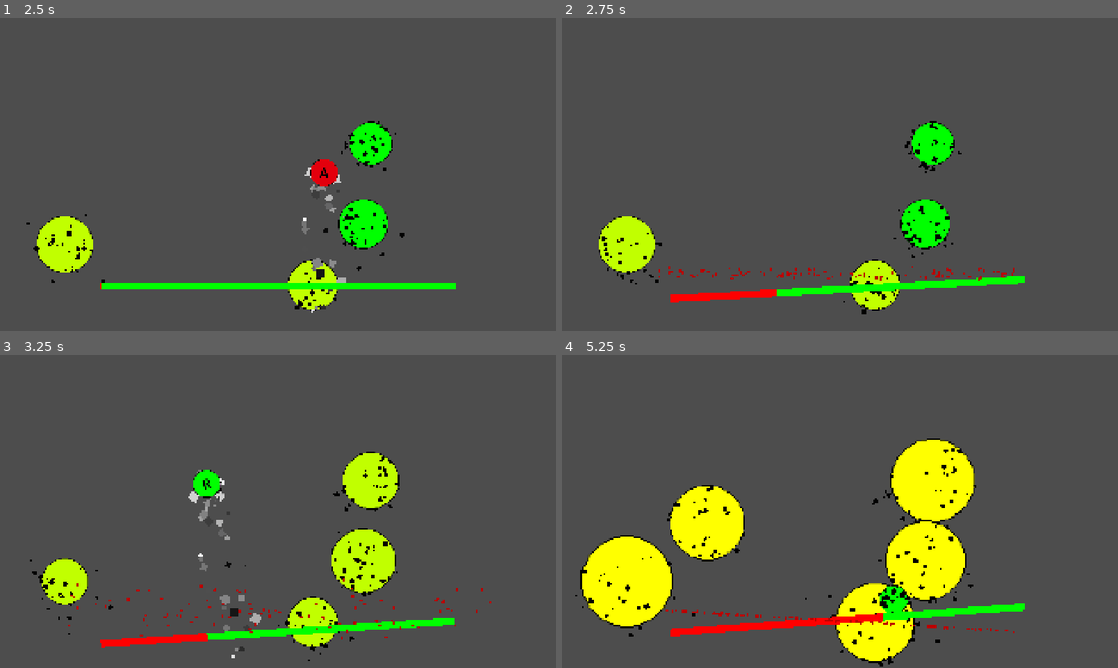
Above: before the commit, frames 1-4 (two rows, left to right).
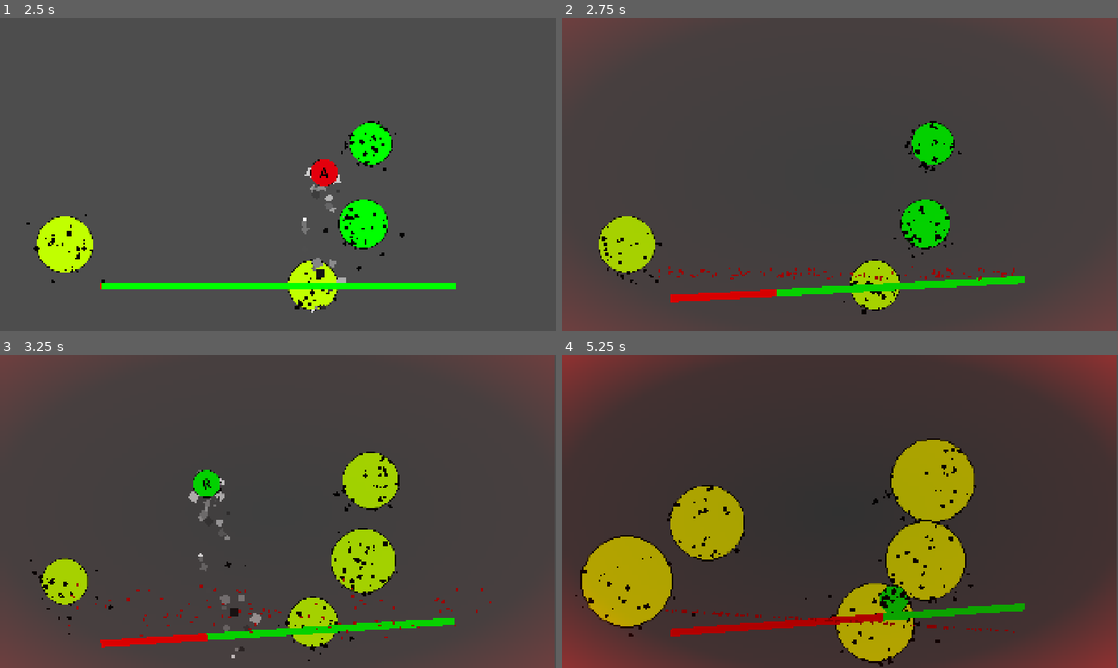
Above: after the commit, the same moments.

Repository: k3mystra/needy-college-student
Game: Godot game, scene res://ButtonMiniGame/test_game_scene.tscn
The game is run twice, just before and just after one commit, with the same random seed, the same clock (stepped at 60 frames per second) and the same inputs.
Inputs (mouse positions are in pixels of both pictures, inside the frame that each line leads up to):
- Up to frame 1 (2.5 s): tap Enter at 0.5 s; click (322, 83) at 1.27 s; click (66, 243) at 2.02 s
- Up to frame 2 (2.75 s): no input
- Up to frame 3 (3.25 s): click (66, 580) at 2.77 s
- Up to frame 4 (5.25 s): no input

Frame 1 is identical in both runs. In frame 2, 6.3% of the frame differs, in the area x 0-100%, y 0-100%; in frame 3, 7.7%; in frame 4, 98%.

Commit message:
added vignette

Diff:
--- a/ButtonMiniGame/button_mash_game.gd
+++ b/ButtonMiniGame/button_mash_game.gd
@@ -82,6 +82,7 @@
 			if randi_range(0, 3) == 0:
 				button_spam_limit += 1
 			spam_cooldown = prevspamcooldown + randf_range(-0.4, 0)
+	_border()
 
 
 func _spawn_spam():
@@ -171,6 +172,10 @@
 	var target_pitch = remap(timer, 2, 0, 1, 2)
 	clock.pitch_scale = target_pitch
 
+func _border():
+	var border = $CanvasLayer/vignette
+	var targetAlpha = remap(slider.value, 0.0, 150.0, 0.0, 0.6)
+	border.self_modulate.a = targetAlpha
 
 func _buttonspamW():
 	_slider_damage(-7)
--- a/ButtonMiniGame/button_mash_game.tscn
+++ b/ButtonMiniGame/button_mash_game.tscn
@@ -27,6 +27,17 @@
 [sub_resource type="StyleBoxLine" id="StyleBoxLine_7810j"]
 color = Color(1, 0, 0, 1)
 thickness = 25
+
+[sub_resource type="Gradient" id="Gradient_vnqqn"]
+offsets = PackedFloat32Array(0, 0.7289157, 1)
+colors = PackedColorArray(0, 0, 0, 1, 0.18674701, 0.18674701, 0.18674701, 1, 1, 1, 1, 1)
+
+[sub_resource type="GradientTexture2D" id="GradientTexture2D_fgape"]
+gradient = SubResource("Gradient_vnqqn")
+fill = 1
+fill_from = Vector2(0.5, 0.5)
+metadata/_snap_enabled = true
+metadata/_snap_count = 2
 
 [node name="ButtonMashGame" type="Node2D" unique_id=1187036442]
 script = ExtResource("1_yoxds")
@@ -122,3 +133,15 @@
 
 [node name="AudioStreamPlayer2D" type="AudioStreamPlayer2D" parent="." unique_id=1470038093]
 stream = ExtResource("4_7810j")
+
+[node name="CanvasLayer" type="CanvasLayer" parent="." unique_id=115248658]
+
+[node name="vignette" type="TextureRect" parent="CanvasLayer" unique_id=690874806]
+self_modulate = Color(1, 0, 0, 0)
+z_index = 5
+offset_right = 64.0
+offset_bottom = 64.0
+scale = Vector2(29.955181, 16.886055)
+size_flags_horizontal = 4
+mouse_filter = 2
+texture = SubResource("GradientTexture2D_fgape")
